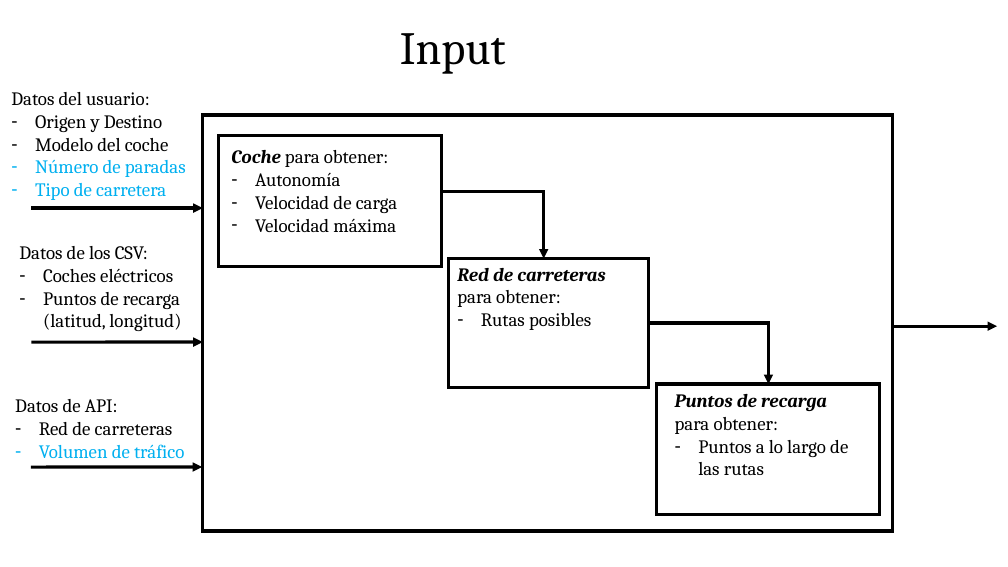
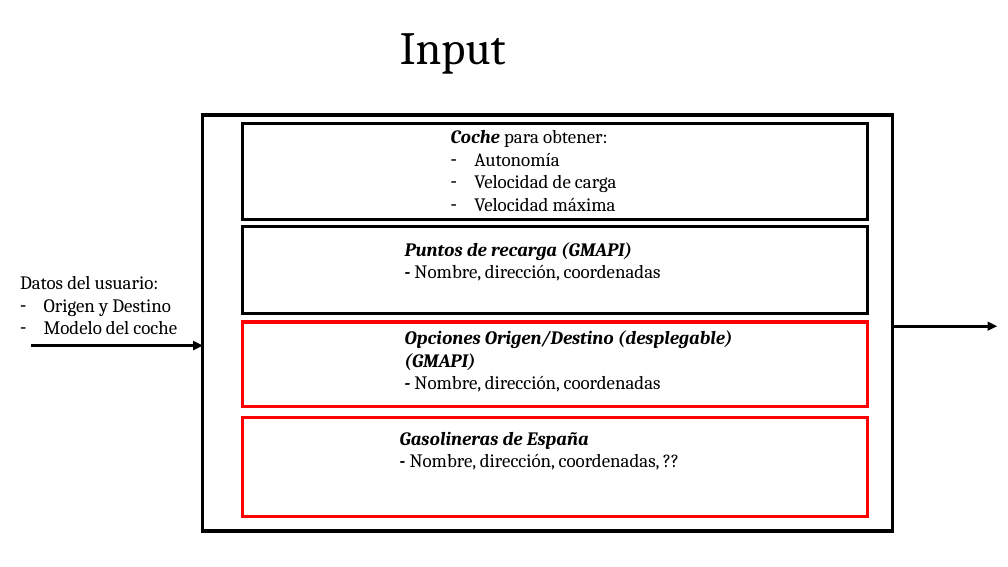
Before and after one commit to luciatomainodelacr/TFM, a slide deck: slide 3 of Documentacion/Diseño funcional y modelos.pptx. Drawn at 1008x567 pixels with LibreOffice and Linux fonts; fonts in the diff are those of the drawing. Boxes give left, top, right and bottom in pixels: in the first picture for what was removed or moved away, otherwise in the second. Text is boxed around its words. In the diff, an @@ line names an element or a change of style, - is before the commit and + after.

Commit message:
[MODELO] Actualizado PPT diseño funcional y modelo

```diff
--- a/Documentacion/Diseño funcional y modelos.pptx
+++ b/Documentacion/Diseño funcional y modelos.pptx
@@ rectangle: place and size @@
-rectangle at box(219, 135, 442, 266)
+rectangle at box(243, 123, 868, 219)
@@ text "Coche para obtener:": place and size @@
-text "Coche para obtener:" at box(231, 150, 398, 232)
+text "Coche para obtener:" at box(451, 130, 617, 211)
@@ text at box(35, 160, 186, 200): paragraphs removed @@
-– Número de paradas
-– Tipo de carretera
@@ elbow arrow removed from (443, 192) to (544, 259) @@
@@ rectangle: place and size @@
-rectangle at box(657, 384, 880, 515)
+rectangle at box(243, 227, 868, 314)
@@ text "Datos del usuario:": place and size @@
-text "Datos del usuario:" at box(11, 92, 186, 200)
+text "Datos del usuario:" at box(20, 276, 177, 334)
@@ text removed at box(19, 246, 181, 331) @@
-Datos de los CSV:
-– Coches eléctricos
-– Puntos de recarga (latitud, longitud)
@@ text at box(405, 242, 661, 281): text changed @@
-Puntos de recarga para obtener:
-– Puntos a lo largo de las rutas
+Puntos de recarga (GMAPI)
+- Nombre, dirección, coordenadas
@@ rectangle removed at box(449, 259, 649, 388) @@
@@ text removed at box(457, 268, 605, 330) @@
-Red de carreteras para obtener:
-– Rutas posibles
@@ rectangle added at box(243, 322, 868, 407), outline #FF0000 3 pt @@
@@ elbow arrow removed from (649, 323) to (768, 384) @@
@@ arrow moved from (32, 208) - (203, 208) to (32, 346) - (203, 346) @@
@@ arrow removed from (32, 343) to (203, 342) @@
@@ text added at box(405, 330, 733, 392), 18 pt, text #000000, bold, italic @@
+Opciones Origen/Destino (desplegable) (GMAPI)
+- Nombre, dirección, coordenadas
@@ text removed at box(15, 399, 184, 458) @@
-Datos de API:
-– Red de carreteras
-– Volumen de tráfico
@@ rectangle added at box(243, 417, 868, 516), outline #FF0000 3 pt @@
@@ text added at box(400, 431, 660, 470), 18 pt, text #000000 @@
+Gasolineras de España
+- Nombre, dirección, coordenadas, ??
@@ arrow removed from (31, 467) to (202, 467) @@
```
